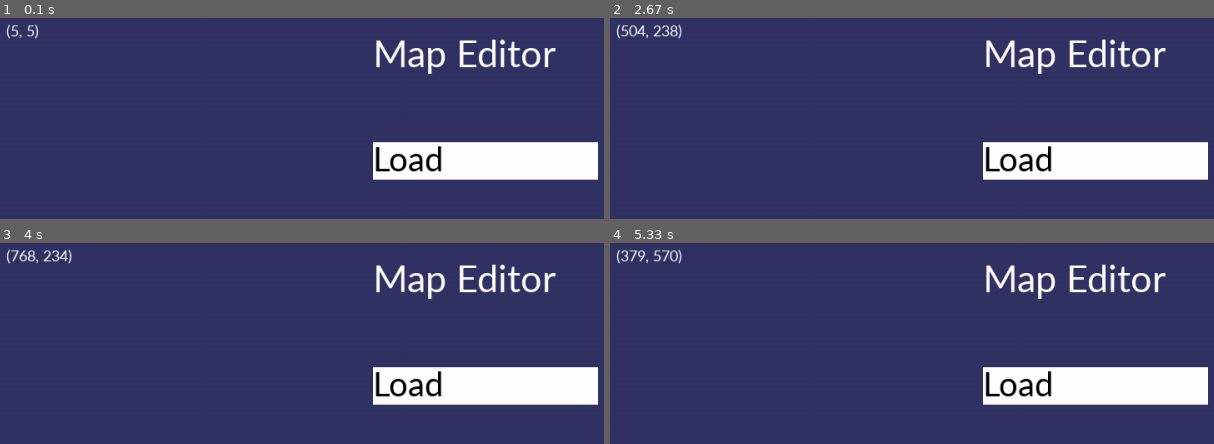
Above: before the commit, frames 1-4 (two rows, left to right).
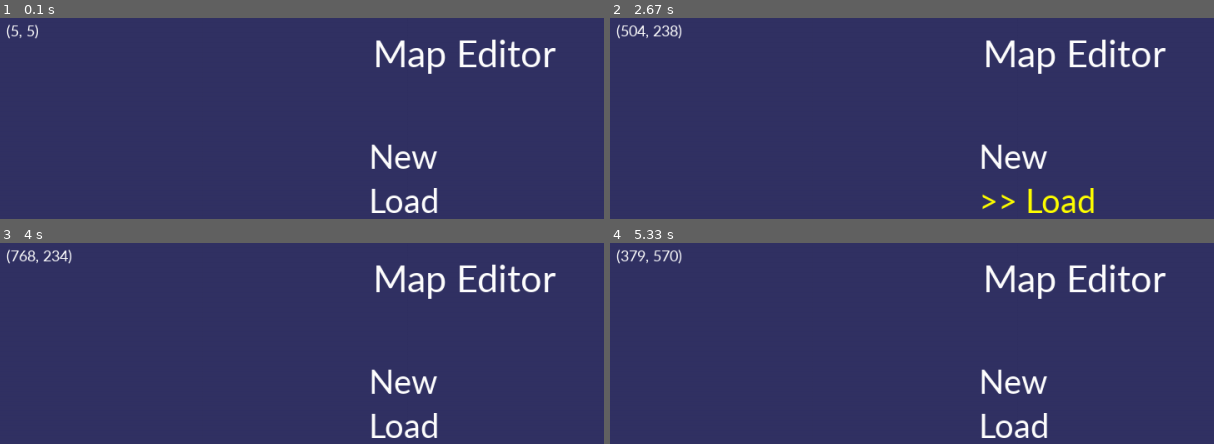
Above: after the commit, the same moments.

Repository: Group-of-PLAGUE-Time-Wanderer/PLAGUE-Time-Wanderer
Game: pygame game, started from Jeu_vidéo2/Editor/__main__.py
Same seed, same stepped clock (60 frames per second), same inputs: the game is played once before the commit and once after it.
Inputs (mouse positions are in pixels of both pictures, inside the frame that each line leads up to):
- Up to frame 1 (0.1 s): no input
- Up to frame 2 (2.67 s): click (1026, 152) at 0.38 s, where only the run after the commit has a clickable "New"; click (outside the picture) at 0.72 s; click (outside the picture) at 1.05 s; click (outside the picture) at 1.38 s; click (1075, 110) at 1.72 s; click (outside the picture) at 2.05 s; click (1026, 210) at 2.38 s
- Up to frame 3 (4 s): click (320, 413) at 2.72 s; click (outside the picture) at 3.05 s; click (outside the picture) at 3.38 s; click (outside the picture) at 3.72 s
- Up to frame 4 (5.33 s): click (797, 421) at 4.05 s; click (outside the picture) at 4.38 s; click (outside the picture) at 4.72 s; click (outside the picture) at 5.05 s

The runs differ from the first frame. In frame 1, 7.5% of the frame differs, in the area x 61-100%, y 61-98%; in frame 2, 7.6%; in frame 3, 7.5%; in frame 4, 7.5%.

Commit message:
[editor] Added basic mechanisms

Diff:
--- a/Jeu_vidéo2/Editor/__main__.py
+++ b/Jeu_vidéo2/Editor/__main__.py
@@ -1,8 +1,11 @@
+#!/user/bin/python
 # coding: utf-8
+
 import pygame
-from time import sleep
+import button
 
 pygame.init()
+
 window = pygame.display.set_mode((1080, 720))
 refresh = pygame.display.flip
 clock = pygame.time.Clock()
@@ -10,36 +13,61 @@
 black = (0, 0, 0)
 bgcolor = (50, 50, 100)
 white = (255, 255, 255)
-loadrect = [
-            450,  # début x
-            155,  # début y
-            270,  # fin x (relatif)
-            45,  # fin y (relatif)
-        ]
-loadsquare = pygame.draw.rect(window, white, loadrect)
-pygame.display.set_caption("Time Wanderer: Map Editor (Indev 0.3)", "PLAGUE: Time wanderer; Map editor")
+yellow = (255, 255, 0)
+
+pygame.display.set_caption("Time Wanderer: Map Editor (Indev 0.51)", "PLAGUE: Time wanderer; Map editor")
 
 title = pygame.font.SysFont("Calibri", 50)
 h2 = pygame.font.SysFont("Calibri", 45)
 h4 = pygame.font.SysFont("Calibri", 20)
 
-mousepos = ""
+loadbutton = button.TextButton(
+    pygame.Rect((445, 200), (122, 45)),
+    h2.render("Load", True, white),
+    h2.render(">> Load", True, yellow),
+)
+newbutton = button.TextButton(
+    pygame.Rect((445, 147), (122, 45)),
+    h2.render("New", True, white),
+    h2.render(">> New", True, yellow),
+)
+buttons = [loadbutton, newbutton]
+
+
+def update_bevents(pos, e):
+    for bt in buttons:
+        bt.testforcollision(pos, e)
+
+
+def update_bdisp(w):
+    for bt in buttons:
+        bt.update(w)
+
+
+def menu():
+    window.fill(bgcolor)
+    window.blit(title.render("Map Editor", True, white), (450, 20))
+
+    mpos = h4.render(str(mousepos), True, white)
+    window.blit(mpos, (10, 10))
+
+    update_bdisp(window)
+
+    refresh()
+    clock.tick(120)
+
+
+mousepos = (0, 0)
+
 freeze = False
-
 running = True
 
 while running:
-    window.fill(bgcolor)
-    window.blit(title.render("Map Editor", True, white), (450, 20))
-    load = h2.render("Load", True, black)
-
-    loadhover = h2.render("> Load", True, black)
-    loadsquare = pygame.draw.rect(window, white, loadrect)
-    window.blit(load, (450, 150))
-
     for event in pygame.event.get():
         if event.type == pygame.QUIT:
             running = False
+
+        update_bevents(mousepos, event)
 
         try:  # toggleing
             if event.type == pygame.KEYDOWN and event.key == pygame.K_f:
@@ -50,13 +78,9 @@
         except AttributeError:
             pass
 
-        if not freeze:
-            mousepos = str(pygame.mouse.get_pos())
+    if not freeze:
+        mousepos = pygame.mouse.get_pos()
 
-    mpos = h4.render(mousepos, True, white)
-    window.blit(mpos, (10, 10))
-
-    refresh()
-    clock.tick(120)
+    menu()
 
 pygame.quit()
--- /dev/null
+++ b/Jeu_vidéo2/Editor/button.py
@@ -0,0 +1,25 @@
+#!/user/bin/python
+# coding: utf-8
+import pygame
+
+
+class TextButton:
+    def __init__(self, rect: pygame.Rect, normal, hover=None):
+        self.rect = rect
+        self.disp_normal = normal
+        self.disp_hover = hover
+        self.is_hovering = False
+
+    def testforcollision(self, pos, event):
+        if self.rect.collidepoint(pos):
+            self.is_hovering = True
+            if event.type == pygame.MOUSEBUTTONDOWN:
+                print("!click")
+        else:
+            self.is_hovering = False
+
+    def update(self, window):
+        if self.disp_hover and self.is_hovering:
+            window.blit(self.disp_hover, self.rect)
+        else:
+            window.blit(self.disp_normal, self.rect)
--- /dev/null
+++ b/Jeu_vidéo2/Editor/filewriter.py
@@ -0,0 +1,14 @@
+#!/users/bin/python
+# coding: utf-8
+
+
+class File:
+    def __init__(self, file_path, sep: str = " ", filesize: int = 3015):
+        try:
+            self.file = open(file_path, "w")
+            self.filecontent = self.file.read()
+        except IOError:
+            print(f"File {file_path} cannot be opened/readen.")
+            exit(1)
+
+        self.level = self.filecontent.split(sep, filesize)
